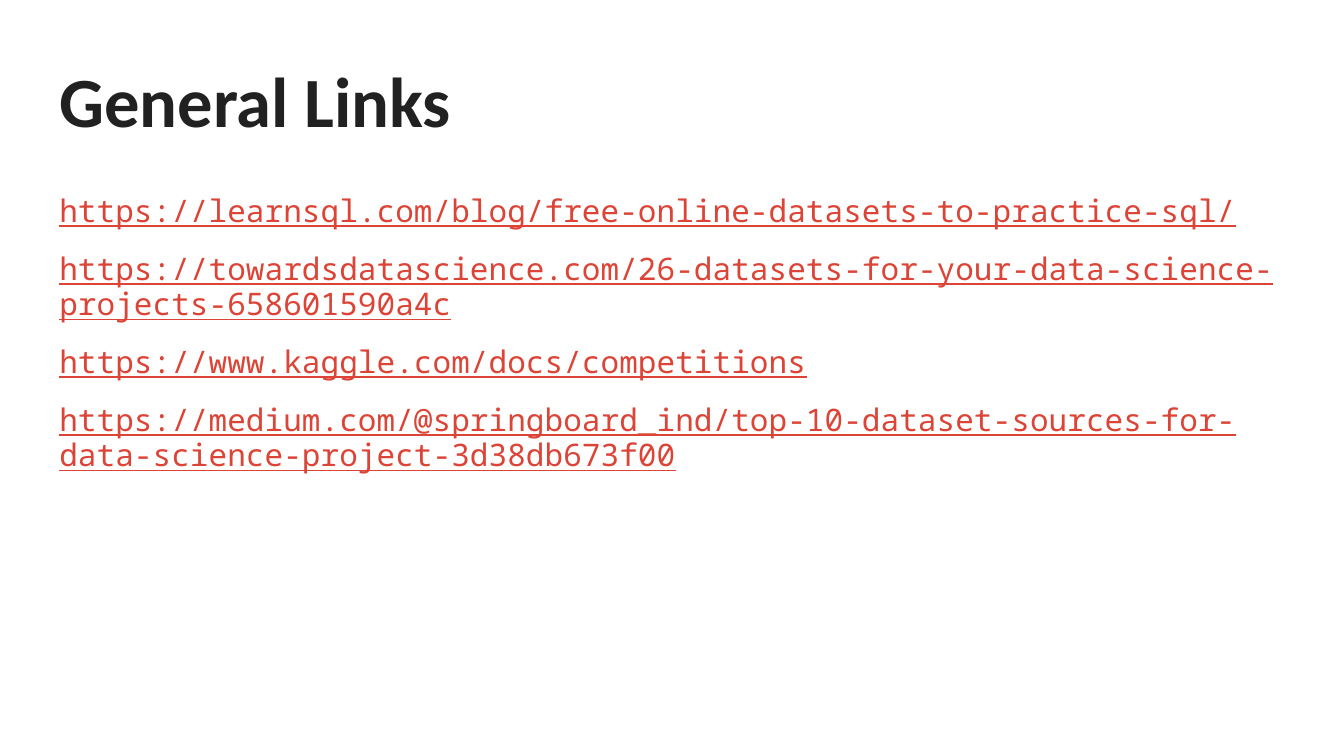
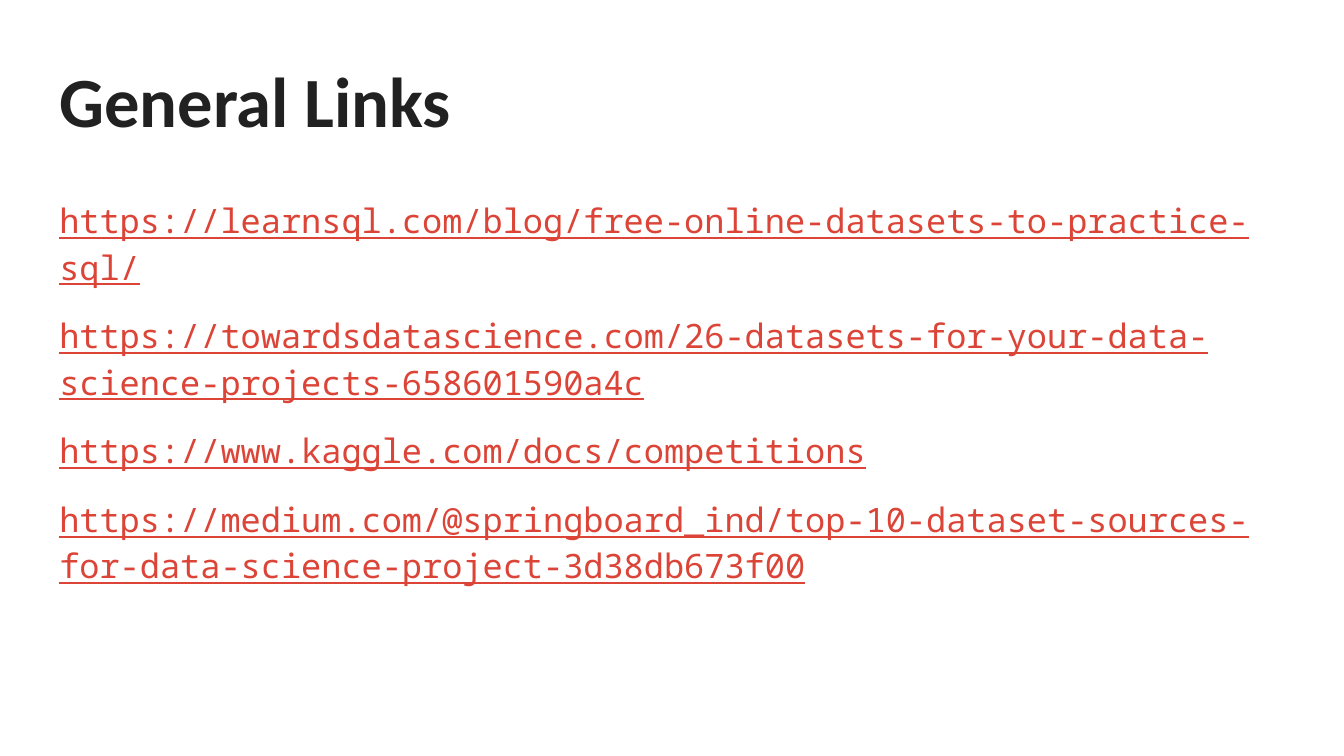
Before and after one commit to NolanSmithSolutions/Course, a slide deck: slide 2 of WebScraping/Data Sources.pptx. Drawn at 1344x756 pixels with LibreOffice and Linux fonts; fonts in the diff are those of the drawing. Boxes give left, top, right and bottom in pixels: in the first picture for what was removed or moved away, otherwise in the second. Text is boxed around its words. In the diff, an @@ line names an element or a change of style, - is before the commit and + after.

```diff
--- a/WebScraping/Data Sources.pptx
+++ b/WebScraping/Data Sources.pptx
@@ text "https://learnsql.com/blog/free-online-datasets-to-practice-s ..." at [59, 207, 1248, 587]: size 16.6 to 18 pt; line spacing 0.95 to 1.15 @@
```
Also in this commit, not shown: 3 slides added, 3 other files.
